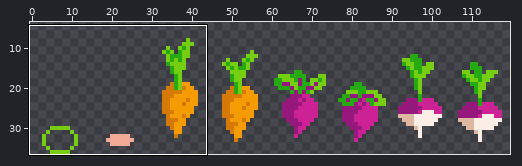
Sprite sheet, stored at img/units.png. The picture above shows the old version from afar; the outline marks the close-up.
Close-up. The starting point:
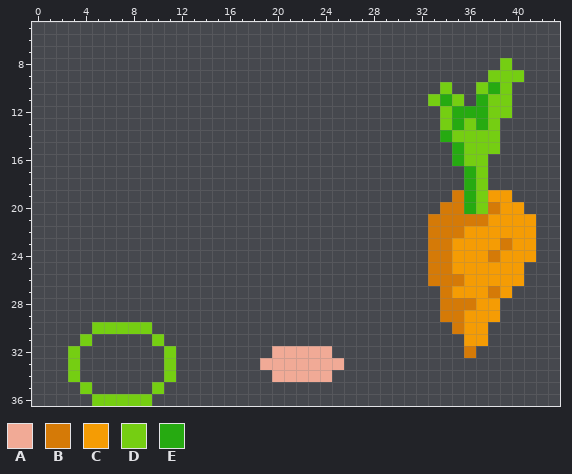
The file is 120x37 pixels. Colours within 5 levels of each other are drawn and written as one. Shown: x 0..43, y 5..36. The wide view leaves out empty margins. The commit also changed other parts of the picture, which this record leaves out.
Palette (. is transparent): A #f1aa96  B #d57a07  C #f59c04  D #75ce12  E #26aa11
Pixels before, first column x 3:
 8 ....................................D..
 9 ...................................DDD.
10 ...............................D..DED..
11 ..............................DED.EDD..
12 ...............................DEEEDD..
13 ...............................DEDED...
14 ...............................EDDDD...
15 ................................EDDD...
16 ................................EDD....
17 .................................ED....
18 .................................ED....
19 ................................BEDCC..
20 ...............................BBEDBCC.
21 ..............................BBBBBCCCC
22 ..............................BBBCCCCCC
23 ..............................BBCCCCBCC
24 ..............................BBCCCBCCC
25 ..............................BBCCCCCC.
26 ..............................BBBCCCCC.
27 ...............................BCCCBC..
28 ...............................BBBCC...
29 ...............................BBCCC...
30 ..DDDDD.........................BCC....
31 .D.....D.........................CC....
32 D.......D........AAAAA...........B.....
33 D.......D.......AAAAAAA................
34 D.......D........AAAAA.................
35 .D.....D...............................
36 ..DDDDD................................
After:
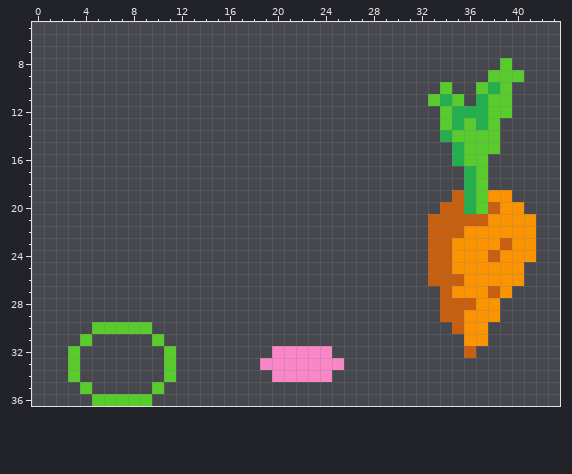
From old to new:
colour A: #f1aa96 -> #fb86c7
colour B: #d57a07 -> #c85f0f
colour C: #f59c04 -> #fc9301
colour D: #75ce12 -> #58cb2d
colour E: #26aa11 -> #23af4d
